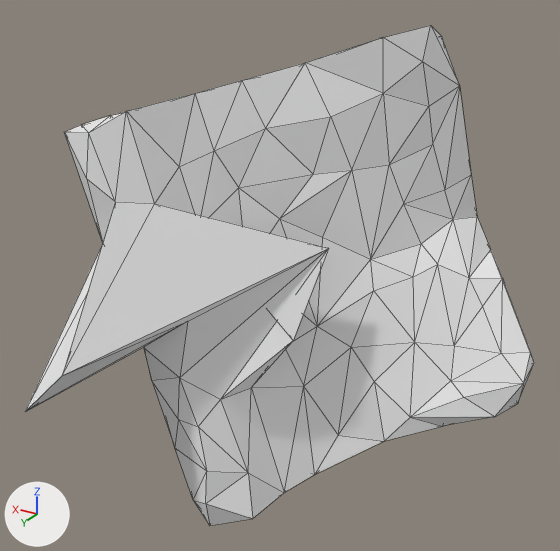
One commit to the OBJ model mesh_cnn/datasets/random_walks/T537.obj: the scene before it, then after it.
Both versions are drawn from a 50 mm camera at (-1.164, 1.768, 0.924) aimed at (-0.14, 0.061, 0.071). Every picture has the same lights, and +X, +Y and +Z are marked at lower left. Mesh edges are drawn as thin lines. Where no turn or scale is listed for an object, it has been applied to the vertices.

The first picture shows 'T537'.
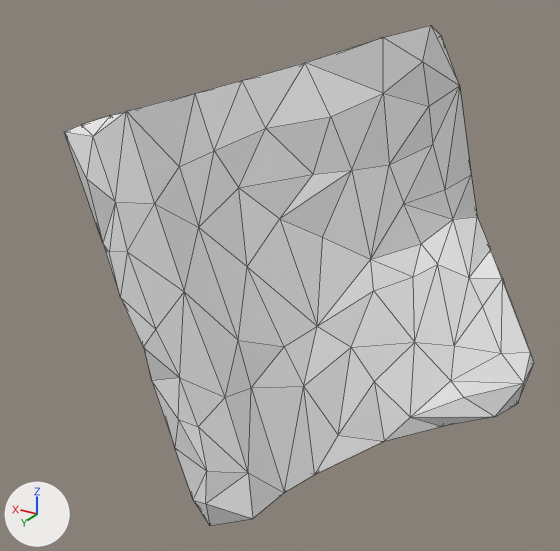
Changed parts and their boxes [x1, y1, x2, y2] in the pictures (560 x 551 px; the box of a moved part takes in the faces that stretch with it):
```json
{"object": "T537", "change": "reshaped", "before": [25, 25, 534, 525], "after": [64, 25, 534, 525], "on screen": "8% narrower"}
{"part": 1, "of": "me_t537", "change": "moved or reshaped", "before": [25, 202, 328, 472], "after": [103, 202, 284, 472]}
{"part": 2, "of": "me_t537", "change": "moved or reshaped", "before": [64, 112, 126, 201], "after": [64, 112, 126, 201]}
```

Edits to the scene script, one JSON object a line:
```json
{"block": "me_t537", "where": "me_t537.from_pydata(...)  # 252 vertices, 500 faces; spans x -0.79..0.79, y -0.4..0.75, z -0.71..0.73"}
{"block": "me_t537", "where": "# used by ob_t537; location = (0.0, 0.0, 0.0)"}
{"block": "me_t537", "change": "me_t537 part 1"}
{"op": "set", "path": "me_t537.vertices[6].co", "old": "(0.05, 0.71, 0.02)", "new": "(0.06, 0.44, 0.23)", "note": "pixel (62, 375) -> pixel (127, 251)"}
{"op": "set", "path": "me_t537.vertices[8].co", "old": "(-0.1, 0.43, 0.08)", "new": "(-0.01, 0.45, 0.04)", "note": "pixel (187, 321) -> pixel (155, 329)"}
{"op": "set", "path": "me_t537.vertices[9].co", "old": "(0.14, 0.75, -0.08)", "new": "(0.09, 0.45, 0.1)", "note": "pixel (25, 411) -> pixel (120, 297)"}
{"op": "set", "path": "me_t537.vertices[38].co", "old": "(-0.15, 0.38, -0.16)", "new": "(-0.16, 0.37, -0.15)", "note": "pixel (220, 399) -> pixel (225, 397)"}
{"op": "set", "path": "me_t537.vertices[48].co", "old": "(-0.29, 0.07, 0.19)", "new": "(-0.04, 0.37, 0.12)", "note": "pixel (328, 248) -> pixel (184, 291)"}
{"op": "set", "path": "me_t537.vertices[58].co", "old": "(-0.27, 0.22, -0.02)", "new": "(-0.13, 0.26, -0.04)", "note": "pixel (293, 340) -> pixel (238, 340)"}
{"block": "me_t537", "change": "me_t537 part 2"}
{"op": "set", "path": "me_t537.vertices[12].co", "old": "(0.18, 0.42, 0.5)", "new": "(0.17, 0.42, 0.5)", "note": "pixel (88, 132) -> pixel (93, 136)"}
```
